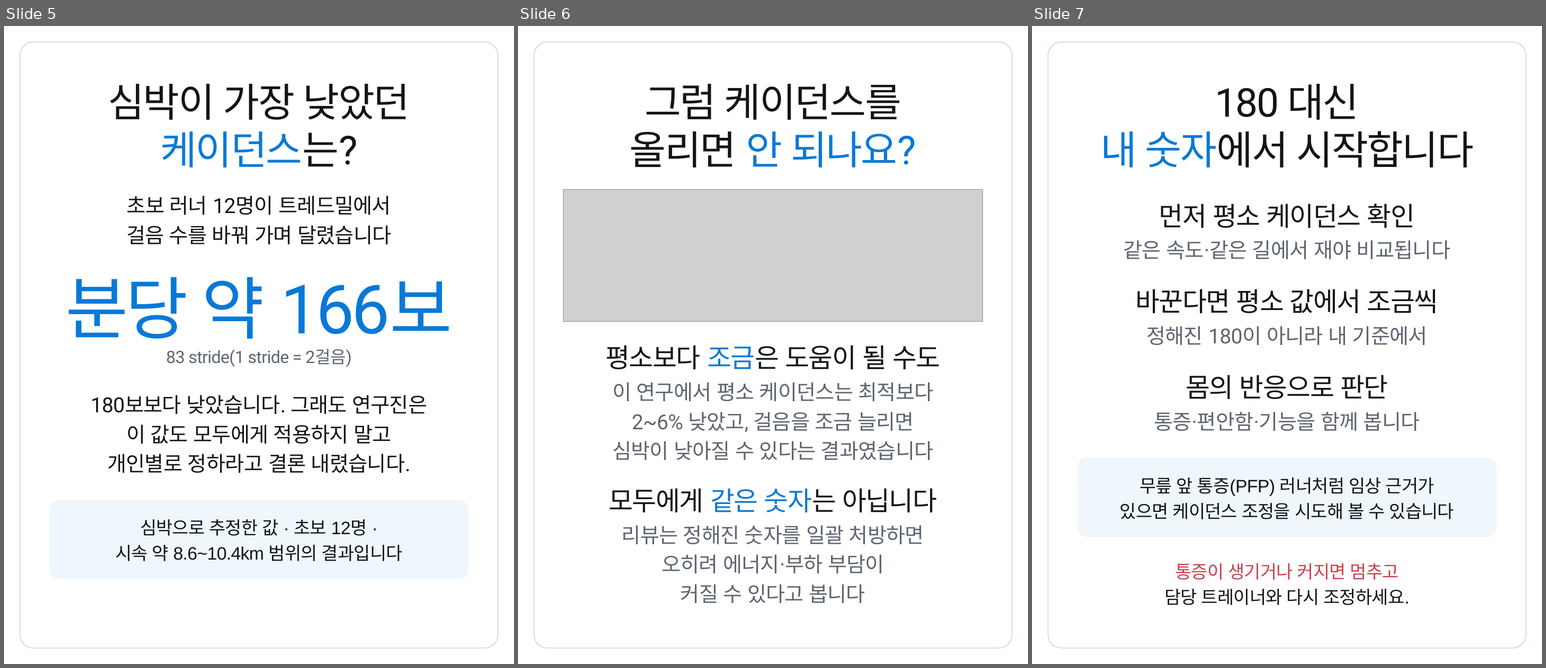
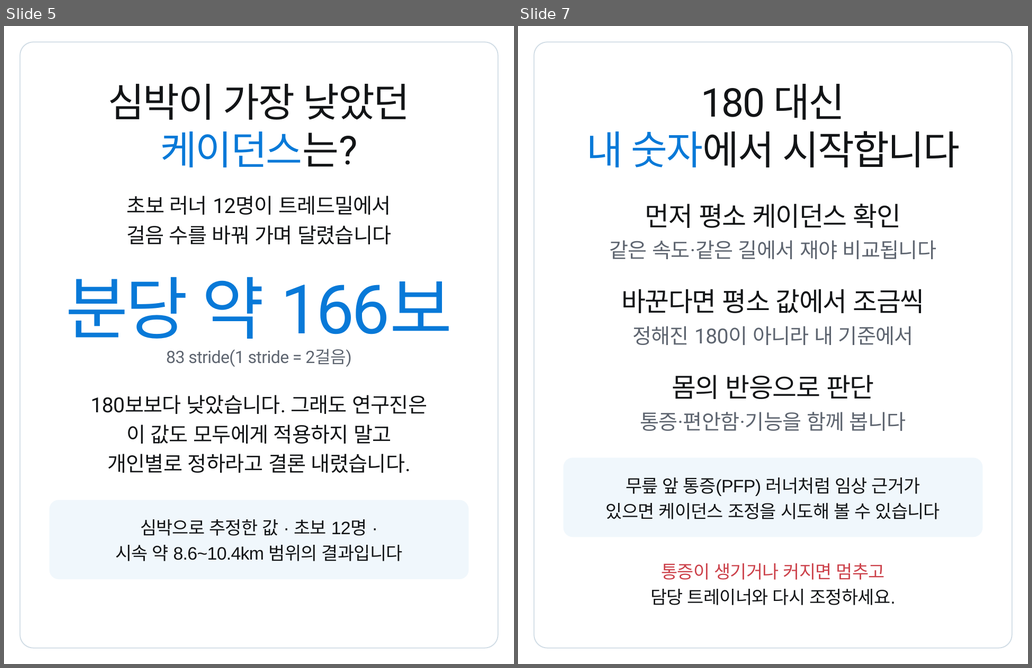
Before and after one commit to js920915-cyber/New-box, a slide deck: content/cadence-180-rule/adobe-express/cadence-180-rule-express.pptx. Shown side by side, each under a label of ours: slides 5, 6 and 7 before the commit, slides 5 and 7 after it; the slides between them are not shown. The pictures are 1546x668 and 1032x668 pixels, drawn with LibreOffice and Linux fonts; fonts in the diff are those of the drawing; grey boxes stand for pictures. Boxes give left, top, right and bottom in pixels: in the first picture for what was removed or moved away, otherwise in the second. Text is boxed around its words. In the diff, an @@ line names an element or a change of style, - is before the commit and + after.

```diff
--- a/content/cadence-180-rule/adobe-express/cadence-180-rule-express.pptx
+++ b/content/cadence-180-rule/adobe-express/cadence-180-rule-express.pptx
@@ slide 6 removed at <box>518,26,1028,664</box>, background #FFFFFF @@
@@ rounded rectangle removed at <box>534,42,1012,648</box> @@
@@ text removed at <box>645,84,902,120</box> @@
-그럼 케이던스를
@@ text removed at <box>630,131,917,168</box> @@
-올리면 안 되나요?
@@ picture removed at <box>564,189,983,322</box> @@
@@ text removed at <box>605,345,940,369</box> @@
-평소보다 조금은 도움이 될 수도
@@ text removed at <box>612,382,934,401</box> @@
-이 연구에서 평소 케이던스는 최적보다
@@ text removed at <box>632,412,914,432</box> @@
-2~6% 낮았고, 걸음을 조금 늘리면
@@ text removed at <box>612,441,934,460</box> @@
-심박이 낮아질 수 있다는 결과였습니다
@@ text removed at <box>609,488,937,513</box> @@
-모두에게 같은 숫자는 아닙니다
@@ text removed at <box>622,525,925,544</box> @@
-리뷰는 정해진 숫자를 일괄 처방하면
@@ text removed at <box>662,554,885,573</box> @@
-오히려 에너지·부하 부담이
@@ text removed at <box>681,584,866,603</box> @@
-커질 수 있다고 봅니다
```
Also in this commit, not shown: 2 slides changed, 1 slide added, 31 other files.
